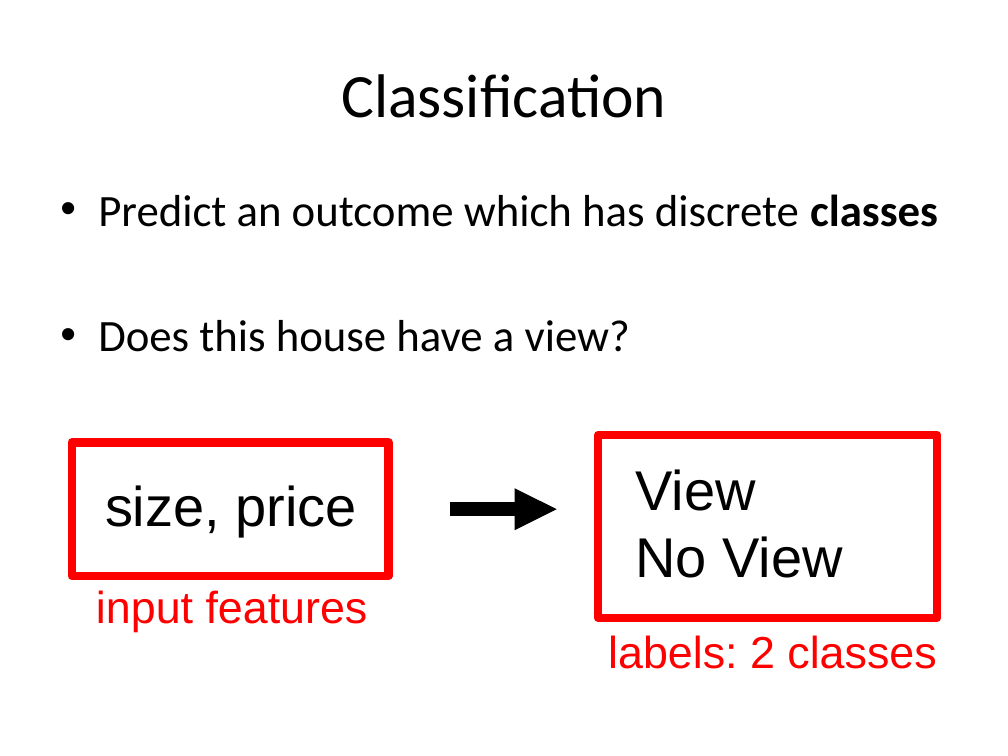
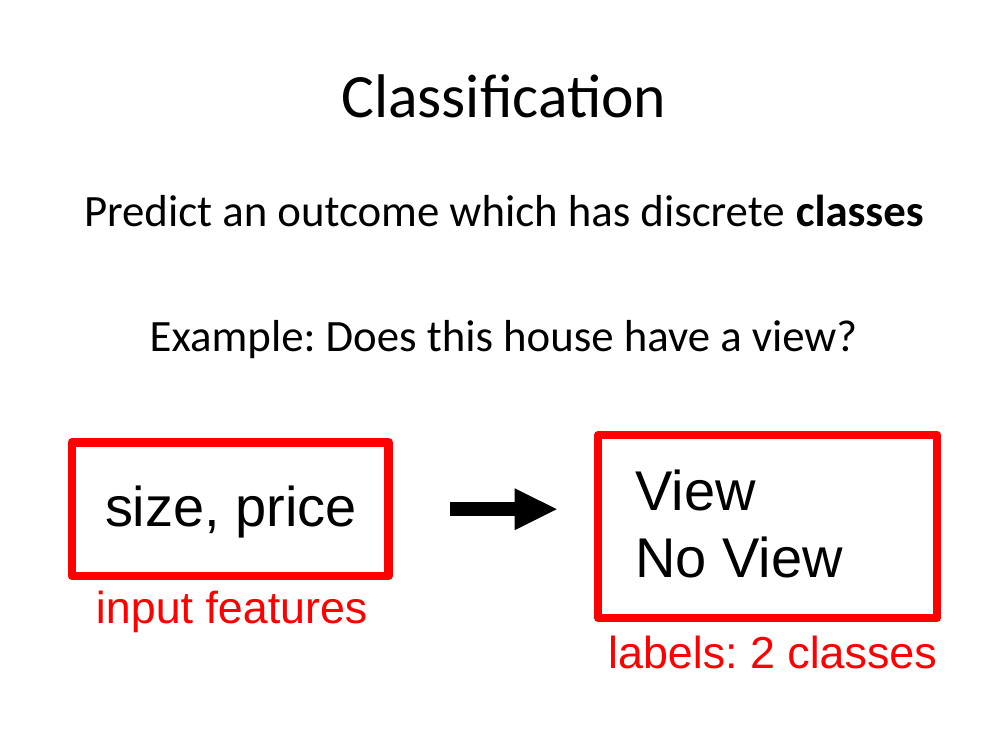
Before and after one commit to aloksharma1993/techfest-ml-tutorial, a slide deck: slide 14 of Techfest_ML.pptx. Drawn at 1008x756 pixels with LibreOffice and Linux fonts; fonts in the diff are those of the drawing. Boxes give left, top, right and bottom in pixels: in the first picture for what was removed or moved away, otherwise in the second. Text is boxed around its words. In the diff, an @@ line names an element or a change of style, - is before the commit and + after.

```diff
--- a/Techfest_ML.pptx
+++ b/Techfest_ML.pptx
@@ text at (x1=84, y1=194, x2=924, y2=227): alignment left to centre; bullet • to none @@
@@ text at (x1=150, y1=320, x2=857, y2=359): text changed @@
-• Does this house have a view?
+Example: Does this house have a view?
```
Also in this commit, not shown: 6 other slides changed.
